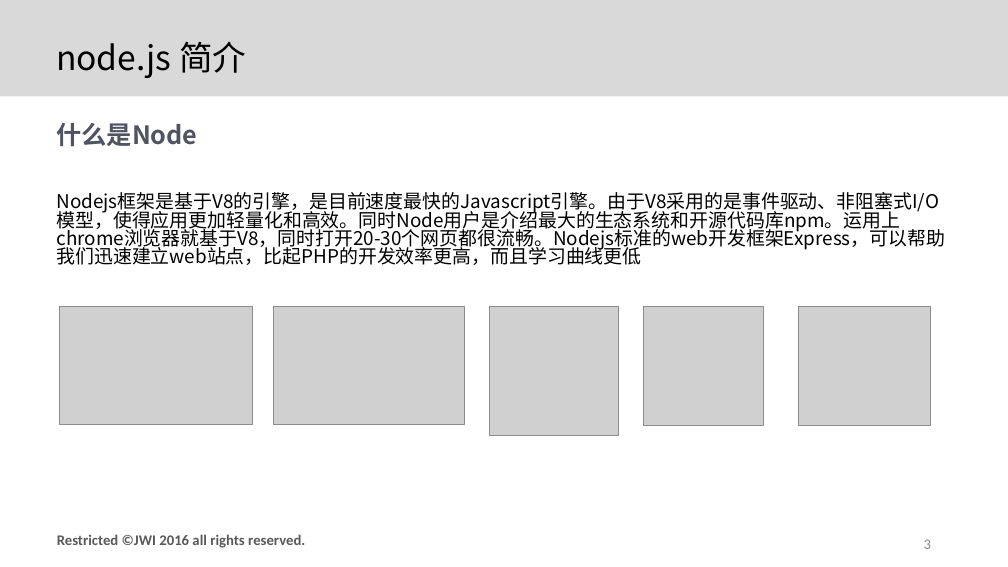
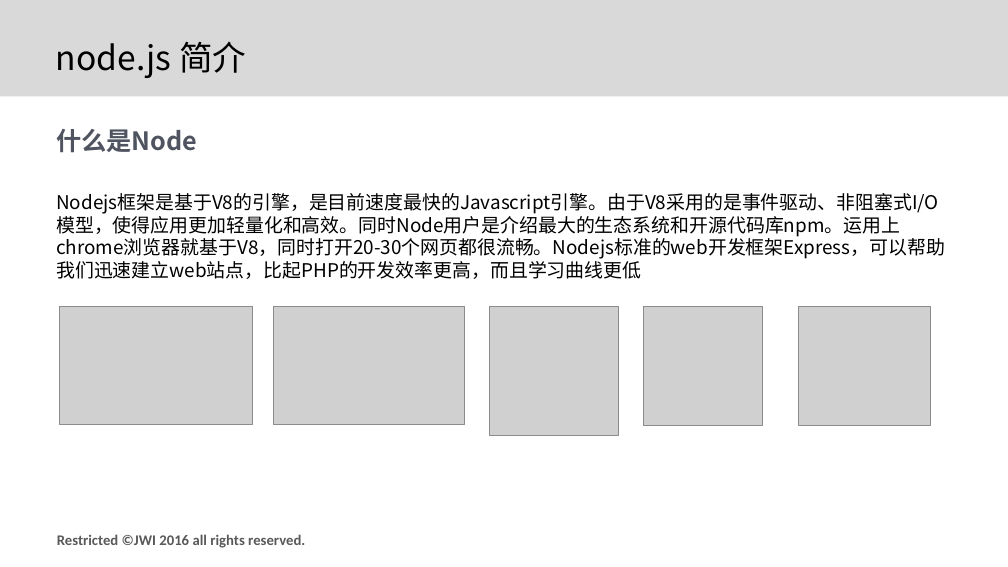
Before and after one commit to afterloe/node.js, a slide deck: slide 3 of 第一天/第一天.pptx. Drawn at 1008x567 pixels with LibreOffice and Linux fonts; fonts in the diff are those of the drawing; grey boxes stand for pictures; background and template pictures are left out. Boxes give left, top, right and bottom in pixels: in the first picture for what was removed or moved away, otherwise in the second. Text is boxed around its words. In the diff, an @@ line names an element or a change of style, - is before the commit and + after.

Commit message:
同步代码

```diff
--- a/第一天/第一天.pptx
+++ b/第一天/第一天.pptx
@@ text "什么是Node" at <box>56,129,945,279</box>: line spacing 0.8 to 1; less space between paragraphs @@
@@ page number removed at <box>924,539,931,549</box> @@
-3
```
Also in this commit, not shown: 15 other slides changed, 10 other files.
